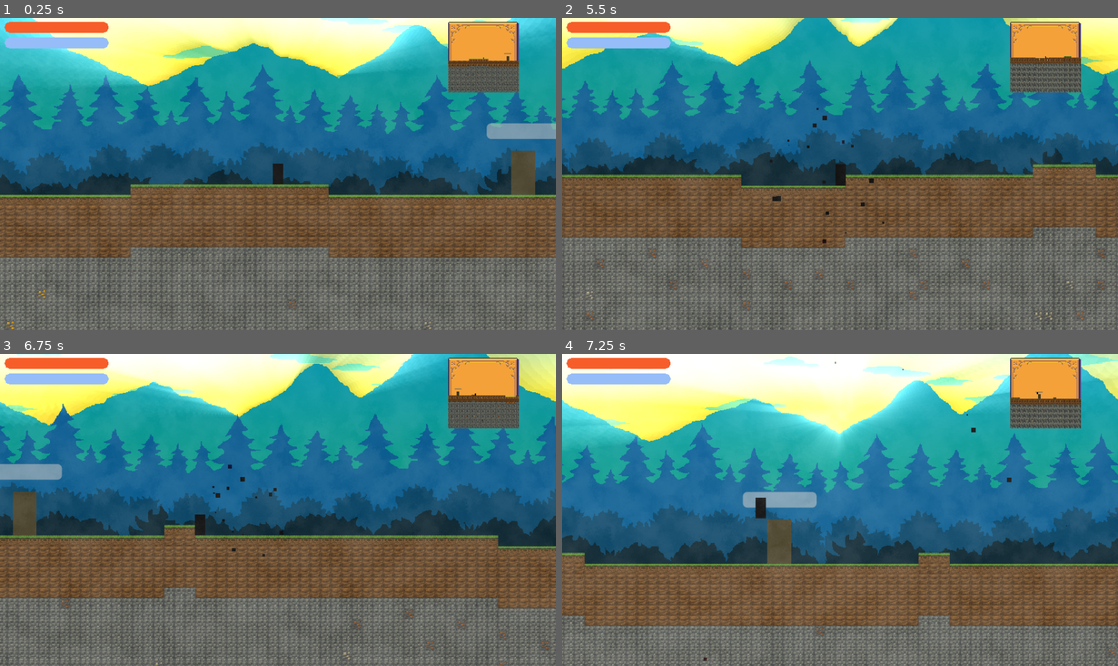
Above: before the commit, frames 1-4 (two rows, left to right).
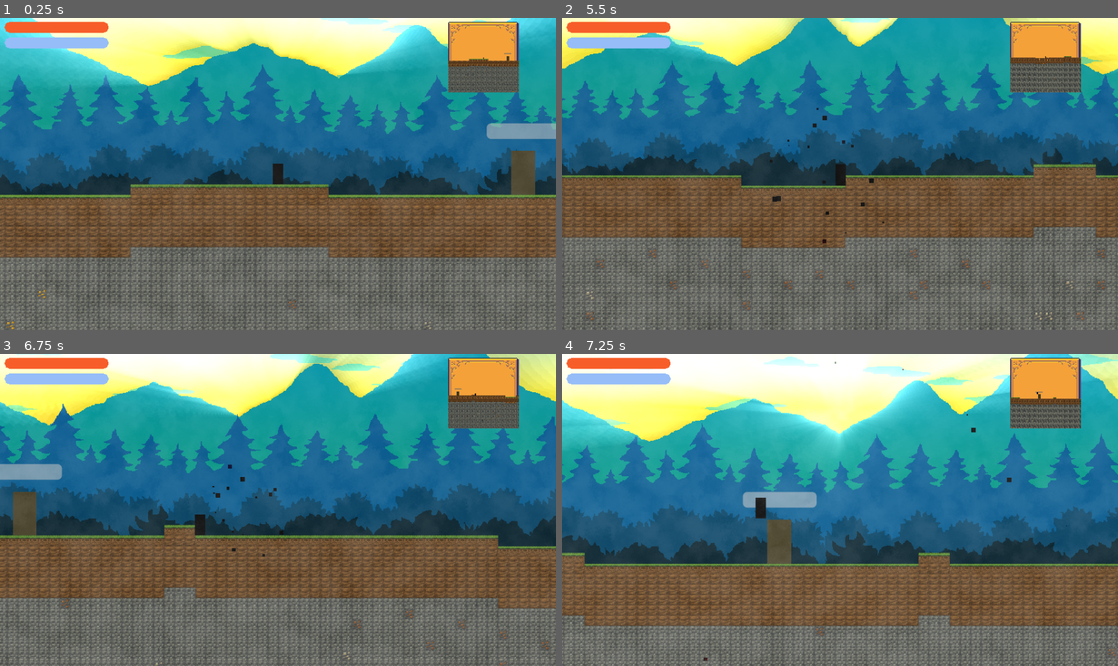
Above: after the commit, the same moments.

Repository: terriblepanic/first-game
Game: Godot game, scene res://scenes/Main.tscn
Same seed, same stepped clock (60 frames per second), same inputs: the game is played once before the commit and once after it.
Inputs (mouse positions are in pixels of both pictures, inside the frame that each line leads up to):
- Up to frame 1 (0.25 s): no input
- Up to frame 2 (5.5 s): move the mouse to (962, 158) at 0.52 s; hold D (move_right) 0.53-2.03 s; click (962, 158) at 0.6 s; tap Space (jump) at 0.77, 1.52, 3.02, 3.77, 4.52 s; move the mouse to (728, 189) at 1.27 s; click (728, 189) at 1.35 s; move the mouse to (895, 105) at 2.02 s; hold A (move_left) 2.03-2.78 s; click (895, 105) at 2.1 s; move the mouse to (812, 236) at 2.77 s; hold D (move_right) 2.78-4.28 s; click (812, 236) at 2.85 s; move the mouse to (1006, 220) at 3.52 s; click (1006, 220) at 3.6 s; move the mouse to (673, 127) at 4.27 s; hold A (move_left) 4.28-5.03 s; click (673, 127) at 4.35 s; move the mouse to (867, 174) at 5.02 s; hold D (move_right) from 5.03 s (still down); click (867, 174) at 5.1 s
- Up to frame 3 (6.75 s): move the mouse to (194, 432) at 5.77 s; release D (move_right) at 5.78 s; hold A (move_left) from 5.78 s (still down); click (194, 432) at 5.85 s; tap Space (jump) at 6.02 s; move the mouse to (400, 494) at 6.52 s; click (400, 494) at 6.6 s
- Up to frame 4 (7.25 s): keep holding A (move_left); tap Space (jump) at 6.77 s

The runs differ from the first frame. In frame 2, 0.6% of the frame differs, in the area x 0-100%, y 6-100%; in frame 3, less than 0.1%; in frame 4, less than 0.1%.

Commit message:
Set world map to not use kinematic bodies

Diff:
--- a/scenes/Main.tscn
+++ b/scenes/Main.tscn
@@ -199,7 +199,7 @@
 [node name="WorldMap" type="TileMapLayer" parent="."]
 position = Vector2(-591, -480)
 tile_set = ExtResource("14_mwfav")
-use_kinematic_bodies = true
+use_kinematic_bodies = false
 
 [node name="HUDLayer" type="CanvasLayer" parent="."]
 script = ExtResource("15_hud")
